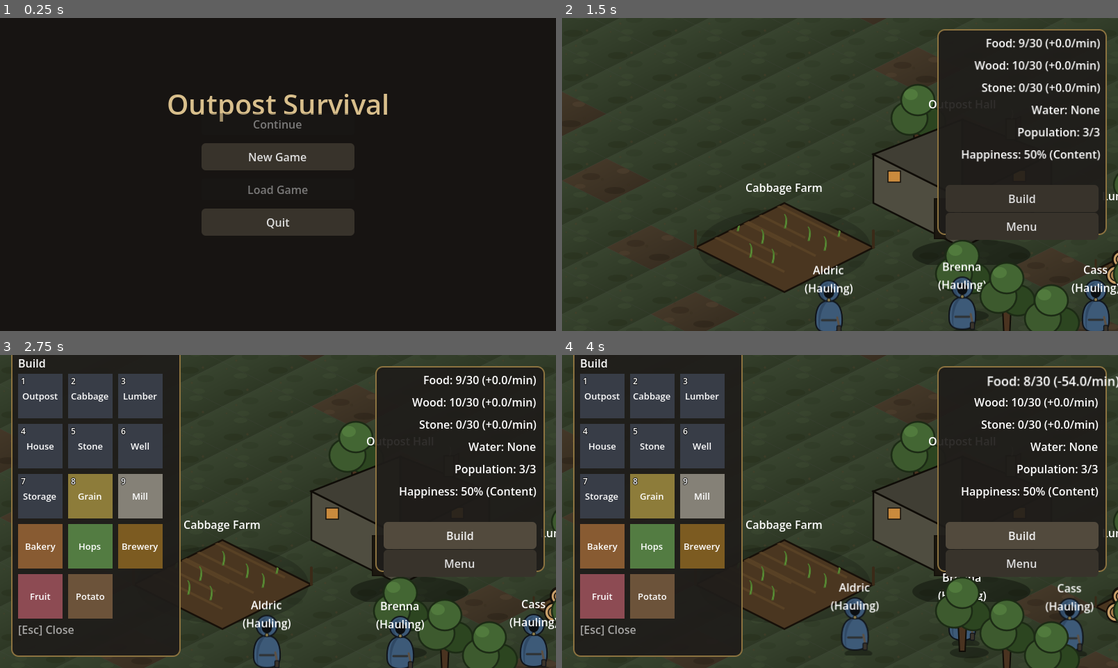
Above: before the commit, frames 1-4 (two rows, left to right).
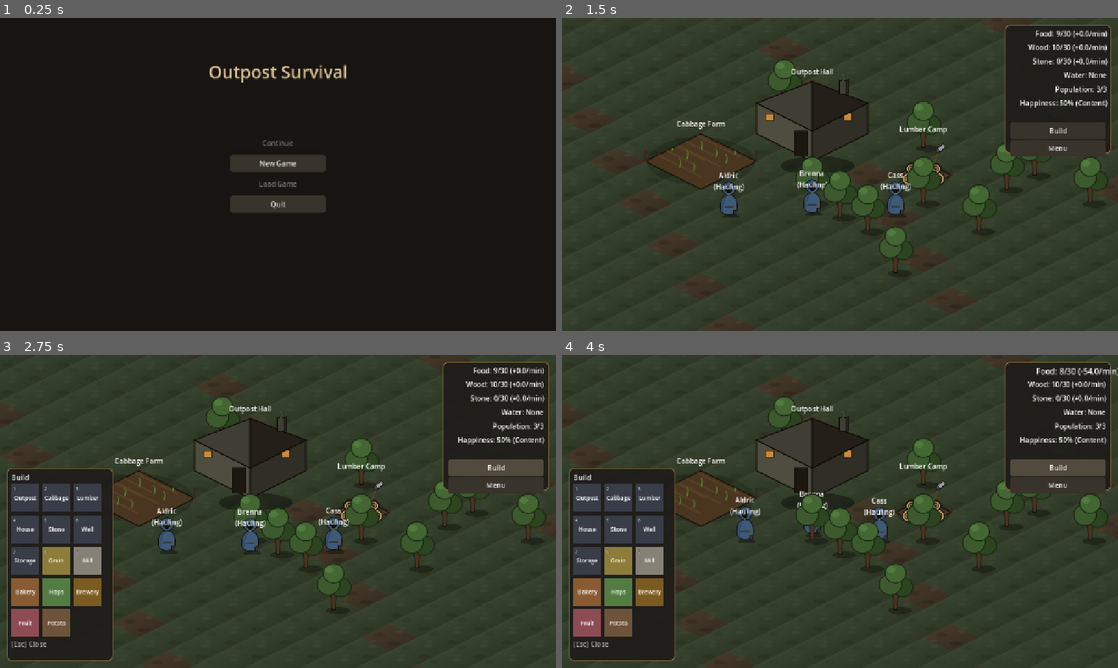
Above: after the commit, the same moments.

Repository: Quarles99/outpost_survival
Game: Godot game, scene res://scenes/menu/MainMenu.tscn
The game is run twice, just before and just after one commit, with the same random seed, the same clock (stepped at 60 frames per second) and the same inputs.
Inputs:
- Up to frame 1 (0.25 s): no input
- Up to frame 2 (1.5 s): click "New Game" at 0.5 s; click "New Game" at 1.25 s
- Up to frame 3 (2.75 s): click "Build" at 2 s
- Up to frame 4 (4 s): click "Outpost" at 2.75 s; click "Build" at 3.5 s

The runs differ from the first frame. In frame 1, 6.4% of the frame differs, in the area x 30-70%, y 14-70%; in frame 2, 27%; in frame 3, 53%, in the area x 0-100%, y 0-100%; in frame 4, 53%.

Commit message:
Use standard ; comments in project.godot, not GDScript-style ##
project.godot documents its own comment syntax as ";" (see the file's
header) - the [display] section's rationale comment used GDScript's "##"
doc-comment marker instead, which isn't this file's format. Verified via
a headless Godot 4.7 run that the project still parsed and booted either
way, so this wasn't silently breaking anything, but "##" isn't a
supported or intended comment style here and shouldn't be relied on.

Co-Authored-By: Claude Sonnet 5 <noreply@anthropic.com>

Diff:
--- a/project.godot
+++ b/project.godot
@@ -20,15 +20,15 @@
 window/size/viewport_width=1280
 window/size/viewport_height=720
 window/size/resizable=true
-## "canvas_items" scales the whole 2D scene + UI together (not just a
-## naive stretch of the final image), so resizing the window keeps text/
-## sprites crisp and correctly proportioned at any size rather than
-## distorting them. "expand" (not "keep"/"keep_width"/"keep_height")
-## means a window with a different aspect ratio than the base 1280x720
-## just reveals more world/UI margin at the edges instead of letterboxing
-## or cropping - the closest match to "scale with resolution, don't
-## stretch the image" for a free-scrolling RTS camera that doesn't care
-## how much of the map is visible at once.
+; "canvas_items" scales the whole 2D scene + UI together (not just a
+; naive stretch of the final image), so resizing the window keeps text/
+; sprites crisp and correctly proportioned at any size rather than
+; distorting them. "expand" (not "keep"/"keep_width"/"keep_height")
+; means a window with a different aspect ratio than the base 1280x720
+; just reveals more world/UI margin at the edges instead of letterboxing
+; or cropping - the closest match to "scale with resolution, don't
+; stretch the image" for a free-scrolling RTS camera that doesn't care
+; how much of the map is visible at once.
 window/stretch/mode="canvas_items"
 window/stretch/aspect="expand"
 
